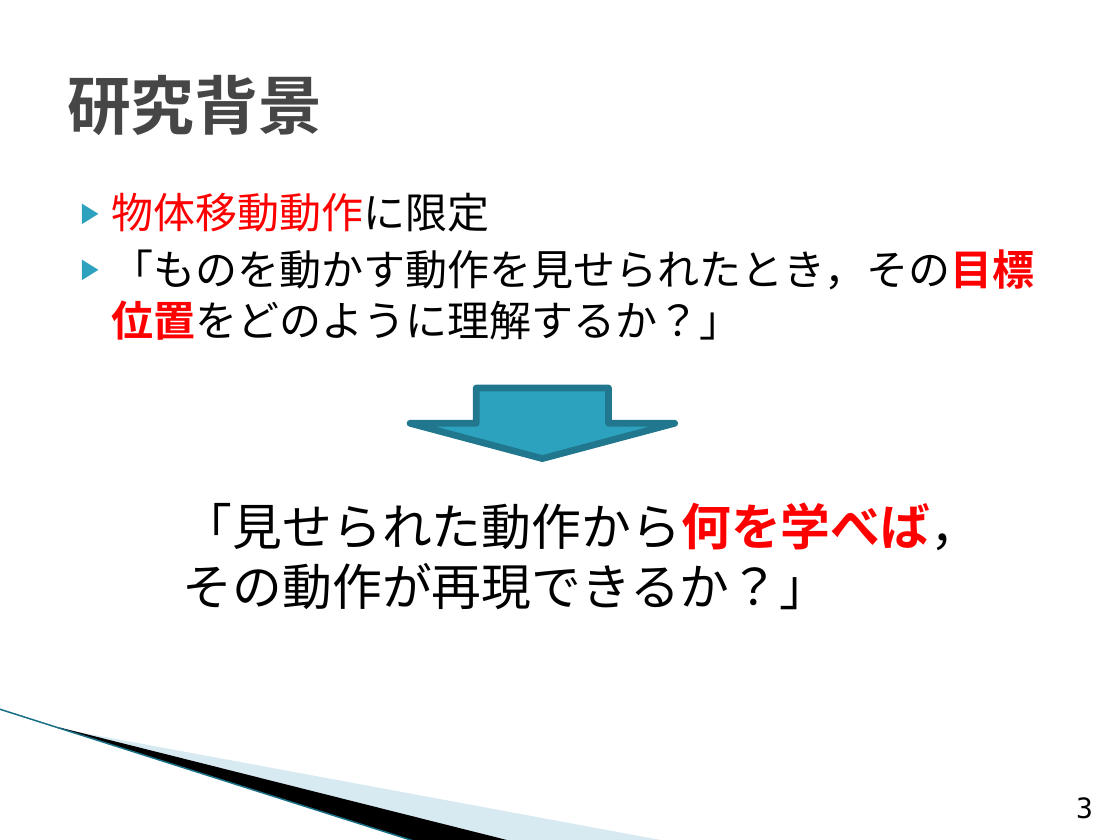
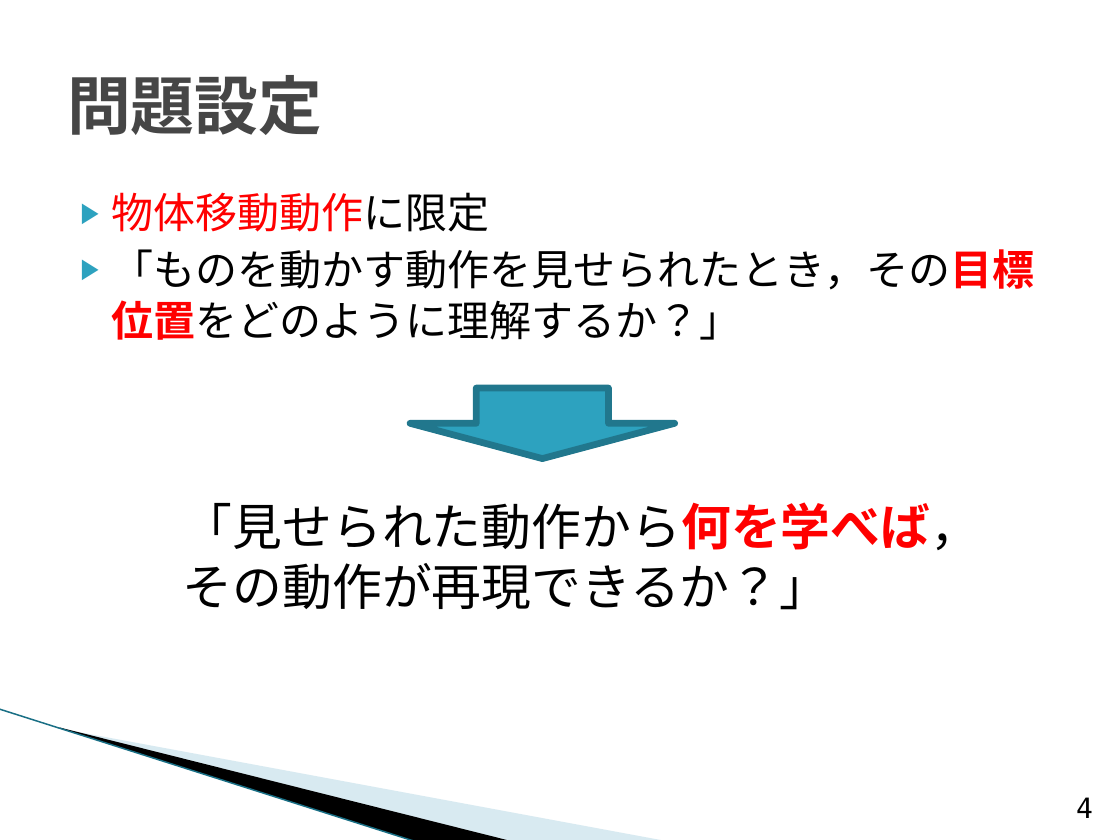
Before and after one commit to TetsuyaKomota/GitforEclipseTest, a slide deck: slide 4 of IntentionLearning/memo/presentation/卒論発表会スライド _2.pptx (slide 3 before the commit). Drawn at 1120x840 pixels with LibreOffice and Linux fonts; fonts in the diff are those of the drawing; background and template pictures are left out. Boxes give left, top, right and bottom in pixels: in the first picture for what was removed or moved away, otherwise in the second. Text is boxed around its words. In the diff, an @@ line names an element or a change of style, - is before the commit and + after.

```diff
--- a/IntentionLearning/memo/presentation/卒論発表会スライド _2.pptx
+++ b/IntentionLearning/memo/presentation/卒論発表会スライド _2.pptx
@@ title at bbox=[67, 75, 322, 135]: text changed @@
-研究背景
+問題設定
@@ page number at bbox=[1076, 797, 1093, 818]: text changed @@
-3
+4
```
Also in this commit, not shown: 3 other slides changed.
